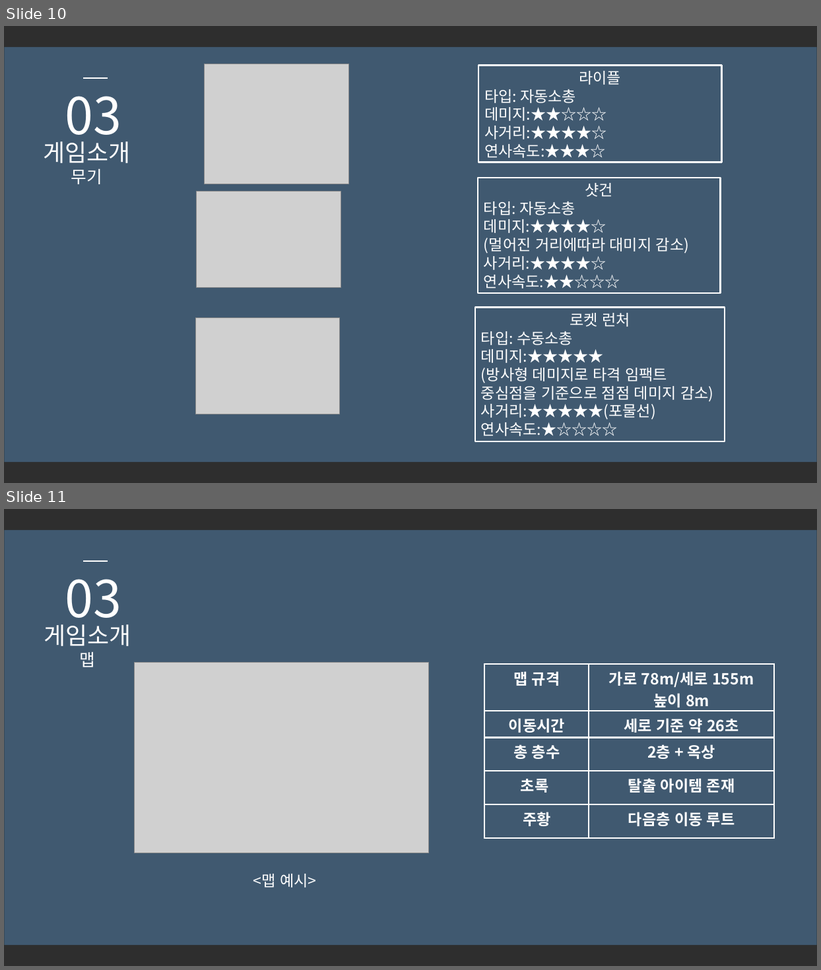
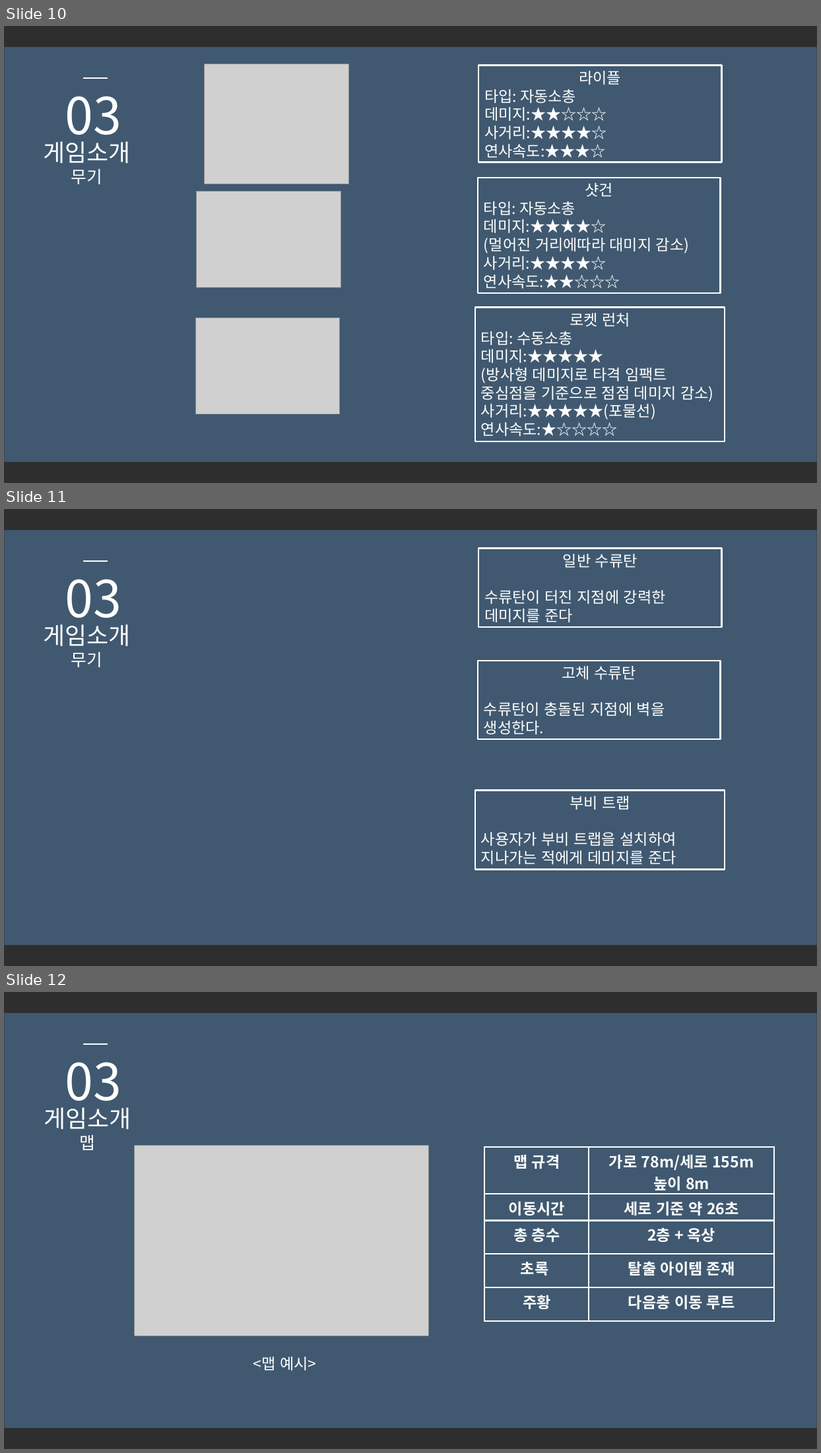
Before and after one commit to SuperTaeJun/GraduationWork, a slide deck: 졸업작품 제안서/졸업작품 제안서ver3.pptx. Shown one above the other, each under a label of ours: slides 10 and 11 before the commit, slides 10, 11 and 12 after it. The pictures are 821x970 and 821x1453 pixels, drawn with LibreOffice and Linux fonts; fonts in the diff are those of the drawing; grey boxes stand for pictures; background and template pictures are left out; a plain dark background stands for a picture behind light text. Boxes give left, top, right and bottom in pixels: in the first picture for what was removed or moved away, otherwise in the second. Text is boxed around its words. In the diff, an @@ line names an element or a change of style, - is before the commit and + after.

```diff
--- a/졸업작품 제안서/졸업작품 제안서ver3.pptx
+++ b/졸업작품 제안서/졸업작품 제안서ver3.pptx
@@ slide 11 added at [4,509,817,966], background picture (left out); not listed: 2 template elements that a slide beside it also shows @@
@@ line added from (83, 561) to (108, 561), #FFFFFF 1.5 pt @@
@@ rectangle added at [479,549,722,627], outline #FFFFFF 2 pt, 18 pt, text #FFFFFF @@
+일반 수류탄
+수류탄이 터진 지점에 강력한 데미지를 준다
@@ text added at [65,579,121,630], 60 pt, text #FFFFFF @@
+03
@@ text added at [43,625,130,667], 28 pt, text #FFFFFF @@
+게임소개
+무기
@@ rectangle added at [478,661,721,739], outline #FFFFFF 2 pt, 18 pt, text #FFFFFF @@
+고체 수류탄
+수류탄이 충돌된 지점에 벽을 생성한다.
@@ rectangle added at [475,791,725,870], outline #FFFFFF 2 pt, 18 pt, text #FFFFFF @@
+부비 트랩
+사용자가 부비 트랩을 설치하여 지나가는 적에게 데미지를 준다
@@ what was slide 11 is now slide 12 @@
```
Also in this commit, not shown: 1 slide changed.
